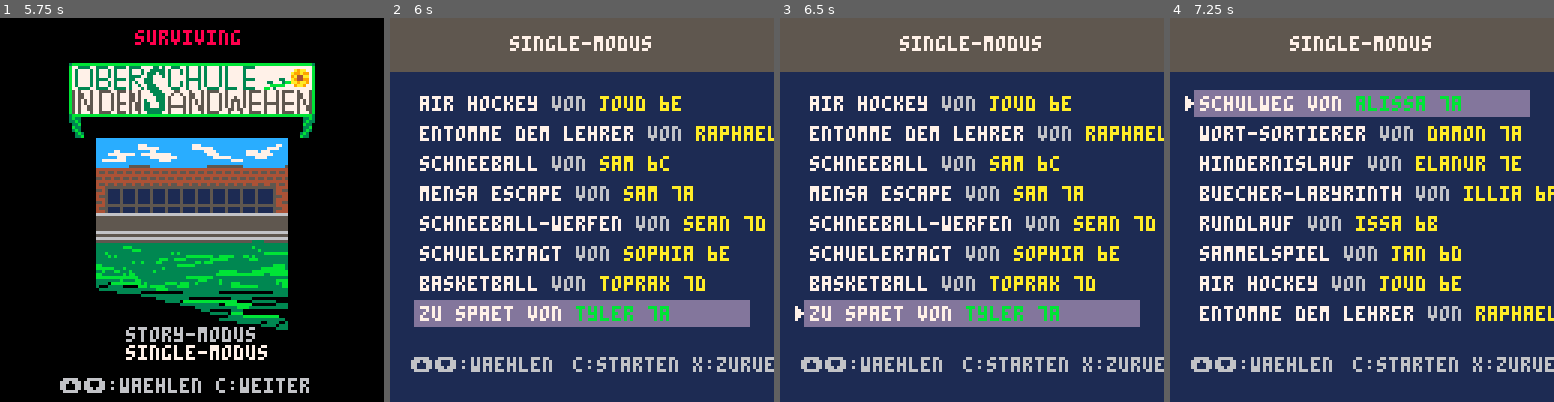
Above: before the commit, frames 1-4 (left to right).
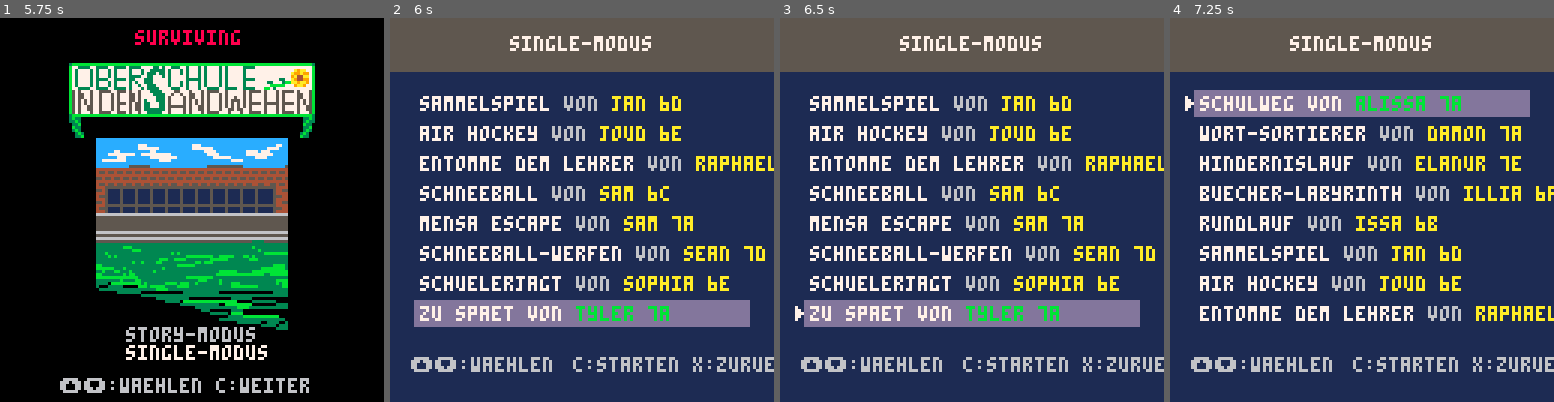
Above: after the commit, the same moments.

Repository: fpiesik/sursa_25-26
Game: PICO-8 cartridge sursa.p8
The game is run twice, just before and just after one commit, with the same random seed, the same clock (stepped at 60 frames per second) and the same inputs.
Inputs:
- Up to frame 1 (5.75 s): tap O (Z key) at 0.33, 0.7, 1.43, 2.22, 3.1, 3.98, 4.87 s; tap X (X key) at 1.07, 2.07, 2.4, 2.73, 3.07, 3.4, 3.73, 4.07, 4.4, 4.73, 5.07, 5.4, 5.73 s; hold Down 2.42-2.82 s; hold Up 3.58-4.08 s; hold Down 4.58-5.08 s
- Up to frame 2 (6 s): tap O (Z key) at 5.75 s; hold Up from 5.85 s (still down)
- Up to frame 3 (6.5 s): tap X (X key) at 6.07, 6.4 s; release Up at 6.18 s
- Up to frame 4 (7.25 s): tap O (Z key) at 6.63 s; hold Down 6.68-7.08 s; tap X (X key) at 6.73, 7.07 s

Frame 1 is identical in both runs. In frame 2, 8.9% of the frame differs, in the area x 7-100%, y 20-72%; in frame 3, 8.9%; in frame 4, nothing differs.

Commit message:
Update sursa.p8

Diff:
--- a/sursa.p8
+++ b/sursa.p8
@@ -41,7 +41,7 @@
  --{"samuel",  "verstecken",           "samuel"},
  {"sean","schneeball-werfen","sean 7d"},
  {"sophia","schuelerjagt","sophia 6e"},
- {"toprak","basketball","toprak 7d"},
+ --{"toprak","basketball","toprak 7d"},
  {"tyler","zu spaet","tyler 7a"}
 }
 
